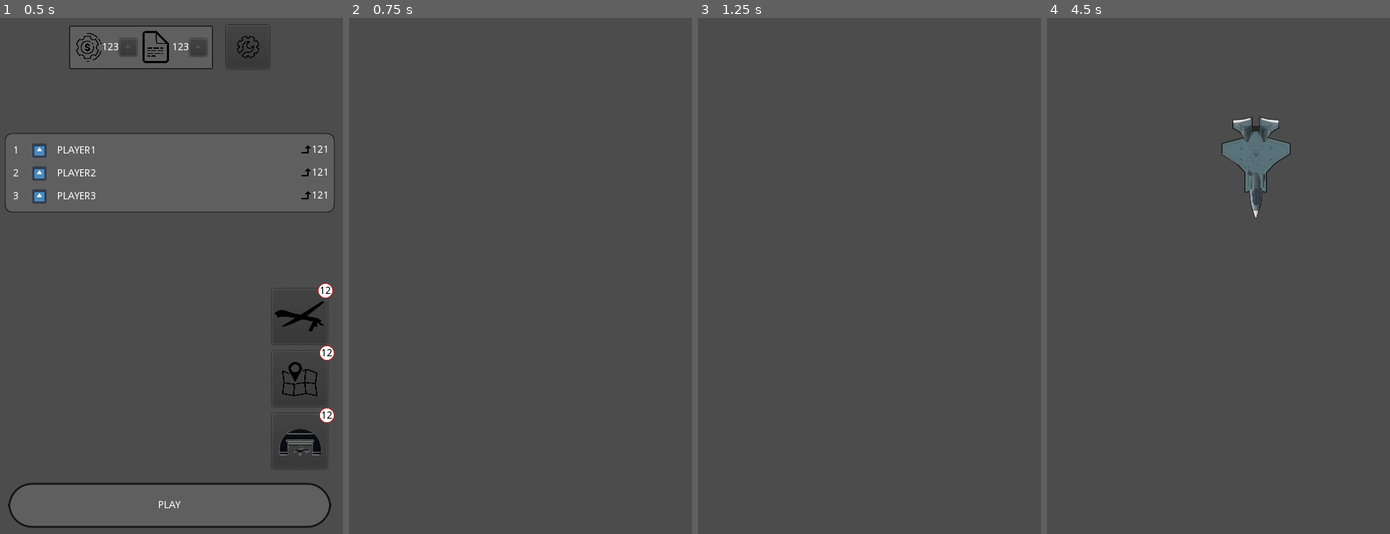
Above: before the commit, frames 1-4 (left to right).
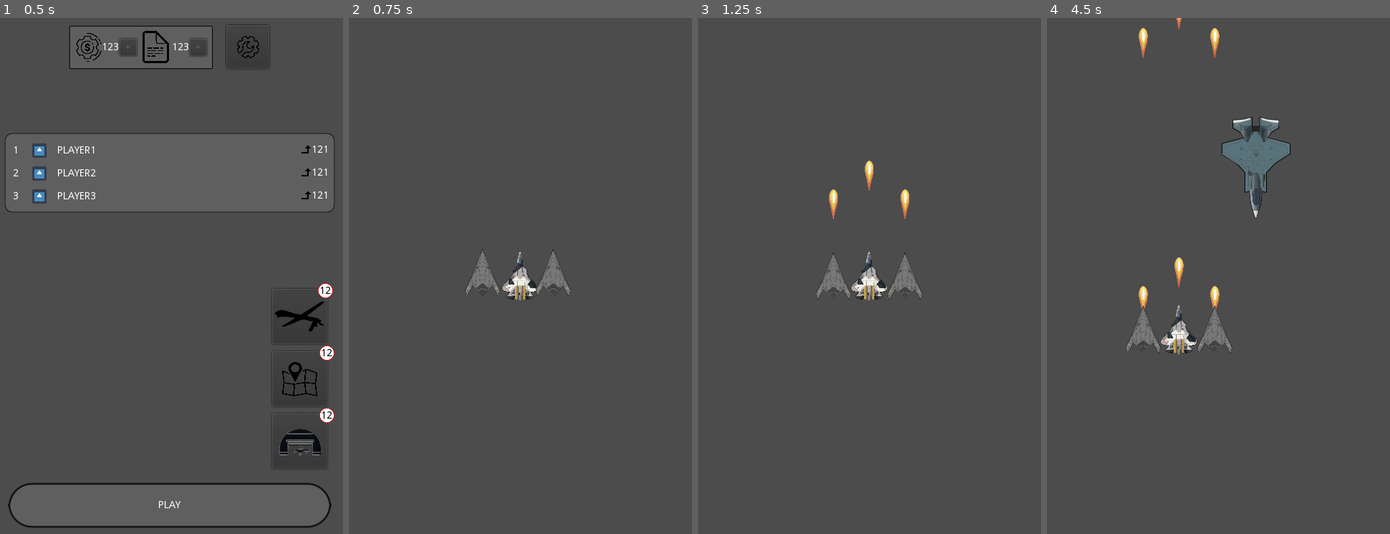
Above: after the commit, the same moments.

Repository: SkrejetCepey/gamedev-planes
Game: Godot game, scene res://Scenes/StartGame.tscn
The game is run twice, just before and just after one commit, with the same random seed, the same clock (stepped at 60 frames per second) and the same inputs. The engine's default icon, where the game draws it, is replaced by a stand-in: a white triangle on a blue panel in a dark square.
Inputs (mouse positions are in pixels of both pictures, inside the frame that each line leads up to):
- Up to frame 1 (0.5 s): no input
- Up to frame 2 (0.75 s): click "PLAY" at 0.5 s
- Up to frame 3 (1.25 s): no input
- Up to frame 4 (4.5 s): move the mouse to (1293, 250) at 1.27 s; press the mouse at (1293, 250) at 1.28 s; move the mouse to (1149, 301) at 2.02 s; release the mouse at (1149, 301) at 2.03 s; click (1149, 301) at 2.1 s; move the mouse to (1252, 162) at 2.77 s; press the mouse at (1252, 162) at 2.78 s; move the mouse to (1201, 379) at 3.52 s; release the mouse at (1201, 379) at 3.53 s; click (1201, 379) at 3.6 s; move the mouse to (1321, 353) at 4.27 s; press the mouse at (1321, 353) at 4.28 s

Frame 1 is identical in both runs. In frame 2, 1.0% of the frame differs, in the area x 33-65%, y 44-55%; in frame 3, 1.3%; in frame 4, 1.5%, in the area x 22-55%, y 0-66%.
Error before the commit: Parse Error: Can't preload resource at path: res://Scenes/SU-57.tscn (res://Scripts/Player.gd:3)

Commit message:
Resolve conflict with new branch

Diff:
--- a/Scenes/Player.tscn
+++ b/Scenes/Player.tscn
@@ -2,11 +2,6 @@
 
 [ext_resource path="res://Scripts/Player.gd" type="Script" id=1]
 
-[ext_resource path="res://Sprites/Player/Player.png" type="Texture" id=2]
-
-[sub_resource type="ConvexPolygonShape2D" id=1]
-
 [node name="Player" type="Area2D"]
 scale = Vector2( 0.5, 0.5 )
-
 script = ExtResource( 1 )
--- a/Scenes/SU-57.tscn
+++ b/Scenes/SU-57.tscn
@@ -1,7 +1,7 @@
 [gd_scene load_steps=4 format=2]
 
 [ext_resource path="res://Scripts/Plane.gd" type="Script" id=1]
-[ext_resource path="res://Sprites/Plane.png" type="Texture" id=2]
+[ext_resource path="res://Sprites/Player/Player.png" type="Texture" id=2]
 
 [sub_resource type="ConvexPolygonShape2D" id=1]
 
